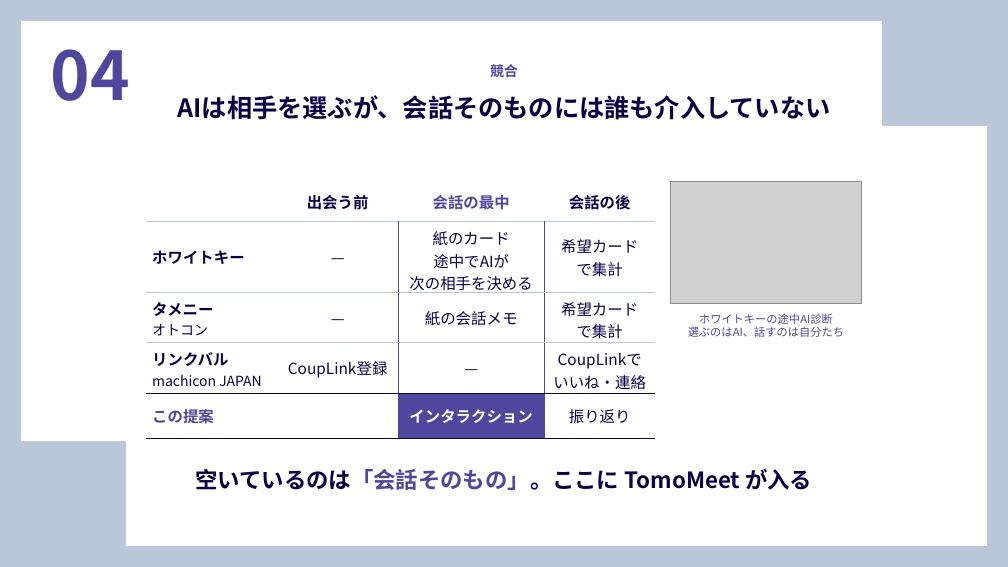
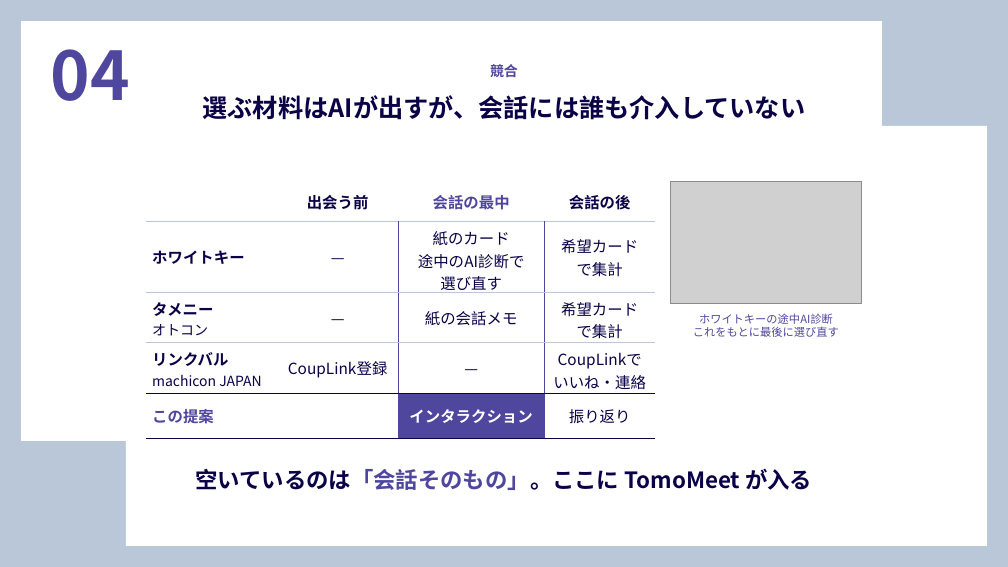
Before and after one commit to waka1220/waka1220, a slide deck: slide 1 of slides/slide04_competitors.pptx. Drawn at 1008x567 pixels with LibreOffice and Linux fonts; fonts in the diff are those of the drawing; grey boxes stand for pictures. Boxes give left, top, right and bottom in pixels: in the first picture for what was removed or moved away, otherwise in the second. Text is boxed around its words. In the diff, an @@ line names an element or a change of style, - is before the commit and + after.

```diff
--- a/slides/slide04_competitors.pptx
+++ b/slides/slide04_competitors.pptx
@@ text at (x1=203, y1=95, x2=806, y2=120): text changed @@
-AIは相手を選ぶが、会話そのものには誰も介入していない
+選ぶ材料はAIが出すが、会話には誰も介入していない
@@ table at (x1=146, y1=181, x2=655, y2=434) @@
-row 2, column 3: 紙のカード / 途中でAIが / 次の相手を決める
+row 2, column 3: 紙のカード / 途中のAI診断で / 選び直す
@@ text at (x1=693, y1=326, x2=839, y2=337): text changed @@
-選ぶのはAI、話すのは自分たち
+これをもとに最後に選び直す
```
Also in this commit, not shown: 2 other files.
